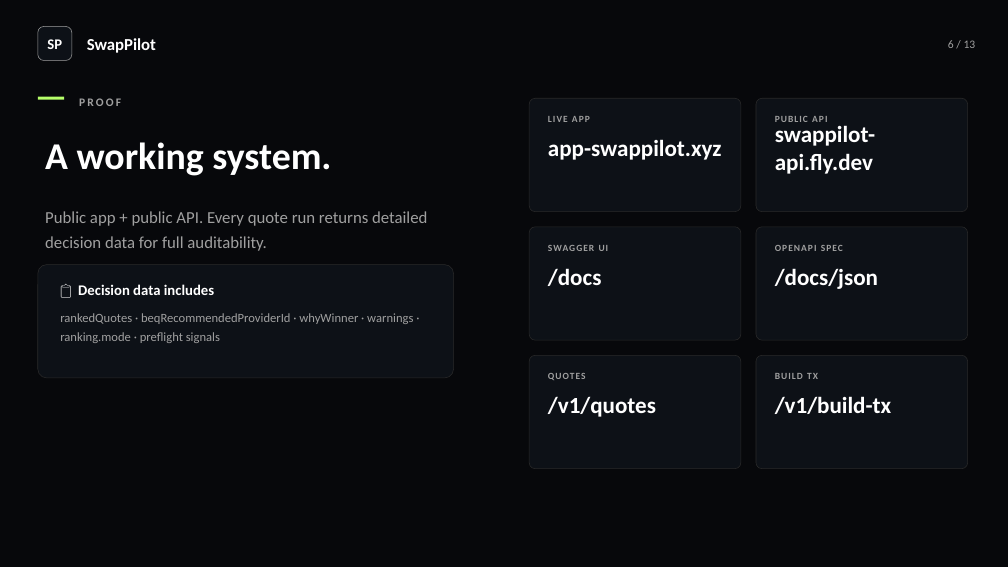
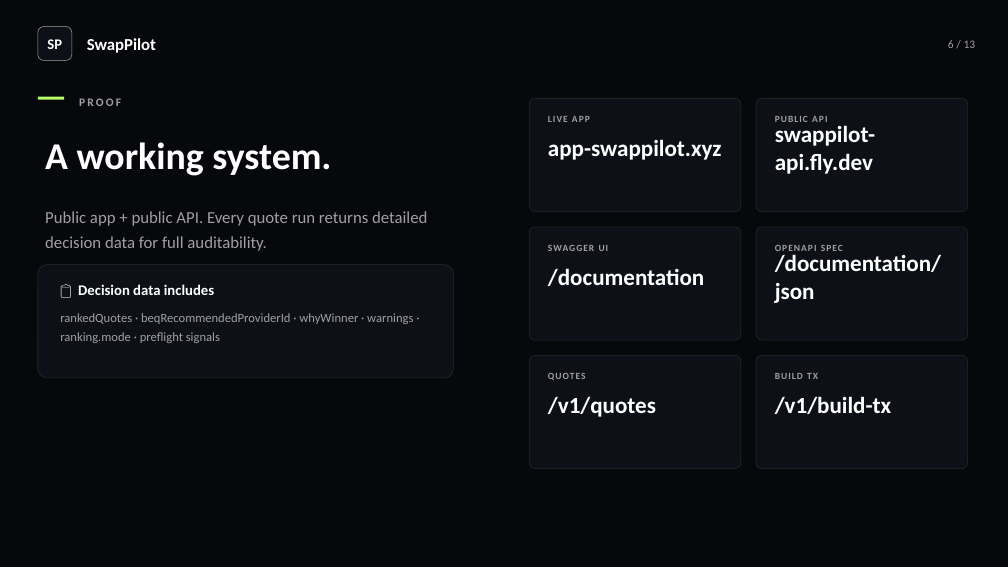
Before and after one commit to BacBacta/SwapPilot, a slide deck: slide 6 of pitch-deck/SwapPilot-Professional-PitchDeck.pptx. Drawn at 1008x567 pixels with LibreOffice and Linux fonts; fonts in the diff are those of the drawing. Boxes give left, top, right and bottom in pixels: in the first picture for what was removed or moved away, otherwise in the second. Text is boxed around its words. In the diff, an @@ line names an element or a change of style, - is before the commit and + after.

Commit message:
chore(pitch-deck): regenerate PPTX with corrected paths

```diff
--- a/pitch-deck/SwapPilot-Professional-PitchDeck.pptx
+++ b/pitch-deck/SwapPilot-Professional-PitchDeck.pptx
@@ text at bbox=[548, 268, 704, 286]: text changed @@
-/docs
+/documentation
@@ text at bbox=[775, 254, 941, 303]: text changed @@
-/docs/json
+/documentation/json
```
